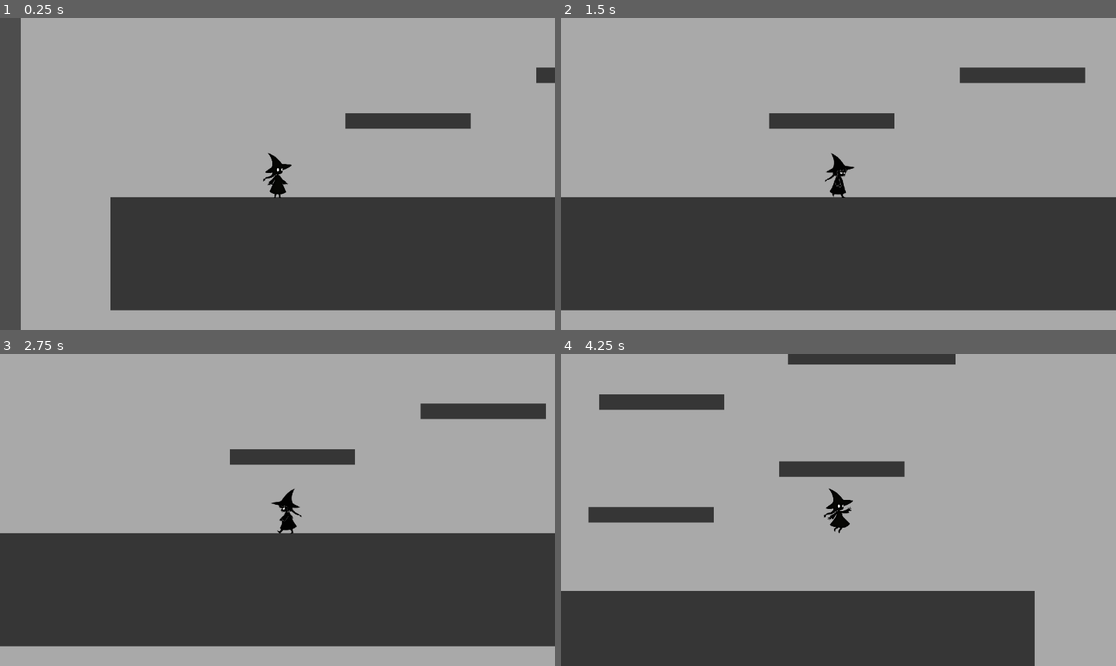
Above: before the commit, frames 1-4 (two rows, left to right).
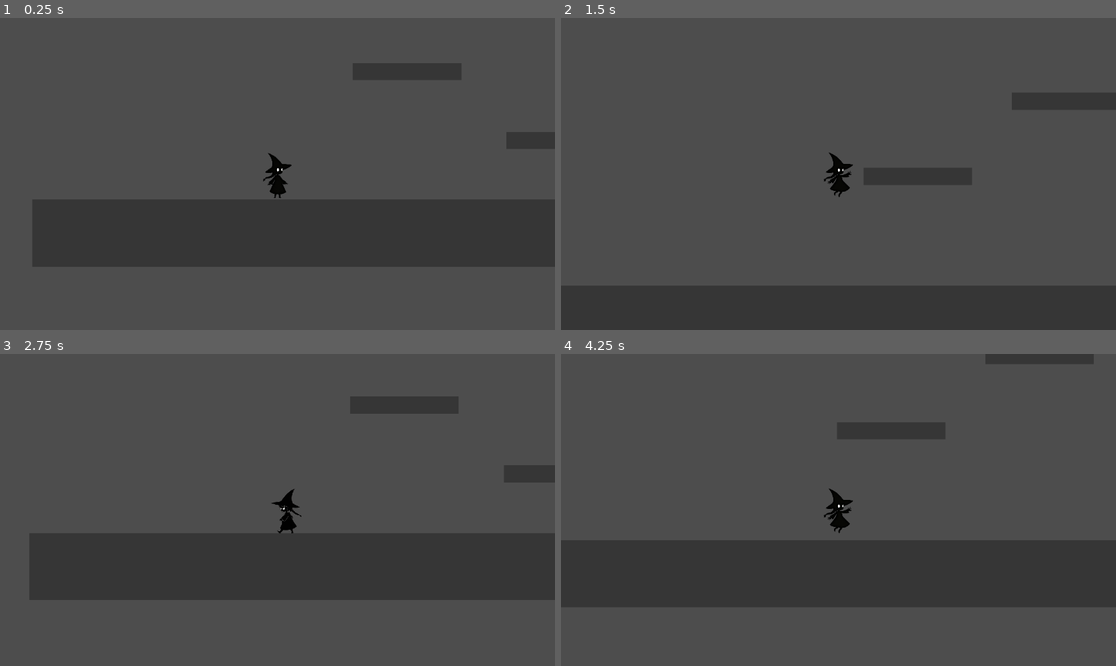
Above: after the commit, the same moments.

Repository: Changgeer123/gotoup
Game: Godot game, scene res://场景/主场景.tscn
Two runs of this game, one before a commit and one after it. Both use one fixed random seed, a clock stepped at 60 frames per second and the inputs below.
Inputs:
- Up to frame 1 (0.25 s): no input
- Up to frame 2 (1.5 s): hold Right (ui_right) from 0.53 s (still down); tap Up (ui_up) at 0.77 s
- Up to frame 3 (2.75 s): tap Up (ui_up) at 1.52 s; release Right (ui_right) at 2.03 s; hold Left (ui_left) from 2.03 s (still down)
- Up to frame 4 (4.25 s): release Left (ui_left) at 2.78 s; hold Right (ui_right) from 2.78 s (still down); tap Up (ui_up) at 3.02, 3.77 s

The runs differ from the first frame. In frame 1, 66% of the frame differs, in the area x 3-100%, y 0-100%; in frame 2, 62%; in frame 3, 61%; in frame 4, 75%, in the area x 0-100%, y 0-100%.

Commit message:
最新关卡左右为难

Diff:
--- a/场景/主场景.tscn
+++ b/场景/主场景.tscn
@@ -8,6 +8,7 @@
 [ext_resource type="PackedScene" uid="uid://c8cimsedmqb78" path="res://场景/小世界合集/地狱一号/地狱一号.tscn" id="6_3fatf"]
 [ext_resource type="PackedScene" uid="uid://ckstghge2ilj8" path="res://场景/小世界合集/双重幻影/双重幻影.tscn" id="7_t7rjn"]
 [ext_resource type="PackedScene" uid="uid://bnpaqxigch5wv" path="res://场景/小世界合集/幸福小区/幸福小气.tscn" id="8_0faug"]
+[ext_resource type="PackedScene" uid="uid://cxh1k7ilkvuaw" path="res://场景/小世界合集/左右为难/左右为难.tscn" id="9_lvo07"]
 
 [sub_resource type="RectangleShape2D" id="RectangleShape2D_3fatf"]
 size = Vector2(261.75, 85)
@@ -57,7 +58,7 @@
 position = Vector2(8590, 520)
 
 [node name="角色" parent="." instance=ExtResource("2_r1b65")]
-position = Vector2(189, 636)
+position = Vector2(4963, 1665)
 
 [node name="地狱一号" parent="." instance=ExtResource("6_3fatf")]
 position = Vector2(1259, 3046)
@@ -66,4 +67,7 @@
 [node name="双重幻影" parent="." instance=ExtResource("7_t7rjn")]
 position = Vector2(4013, 7123)
 
+[node name="左右为难" parent="." instance=ExtResource("9_lvo07")]
+position = Vector2(5088, 1245)
+
 [connection signal="body_entered" from="初始土块四兄弟/Area2D" to="初始土块四兄弟" method="_on_area_2d_body_entered"]
--- /dev/null
+++ b/场景/小世界合集/左右为难/左右为难.gd
@@ -0,0 +1,50 @@
+extends Node2D
+
+# 假设你有左右两个节点
+@onready var left_node = $"左镜"  # 替换为你的左节点路径
+@onready var right_node = $"右境"  # 替换为你的右节点路径
+
+func _ready() -> void:
+	# 初始化状态，比如默认显示左节点
+	set_direction("left")
+
+func _process(delta: float) -> void:
+	# 检测输入
+	if Input.is_action_pressed("ui_left"):
+		set_direction("left")
+	elif Input.is_action_pressed("ui_right"):
+		set_direction("right")
+
+# 设置方向函数
+func set_direction(direction: String) -> void:
+	match direction:
+		"left":
+			# 显示左节点，隐藏右节点
+			left_node.visible = true
+			right_node.visible = false
+
+			for i in right_node.get_children():
+				if i is StaticBody2D:
+					i.pz_disable()
+
+			for i in left_node.get_children():
+				if i is StaticBody2D:
+					i.pz_able()
+
+		"right":
+			# 显示右节点，隐藏左节点
+			left_node.visible = false
+			right_node.visible = true
+
+			for i in left_node.get_children():
+				if i is StaticBody2D:
+					i.pz_disable()
+
+			for i in right_node.get_children():
+				if i is StaticBody2D:
+					i.pz_able()
+
+func pengzhuang_disable():
+	for i in get_children():
+		if i is StaticBody2D:
+			i.pz_disable()
--- /dev/null
+++ b/场景/小世界合集/左右为难/左右为难.tscn
@@ -0,0 +1,31 @@
+[gd_scene load_steps=3 format=3 uid="uid://cxh1k7ilkvuaw"]
+
+[ext_resource type="PackedScene" uid="uid://b10xlkcxltfxl" path="res://场景/道具/土块.tscn" id="1_fn10i"]
+[ext_resource type="Script" uid="uid://deual6lw3h1ka" path="res://场景/小世界合集/左右为难/左右为难.gd" id="1_vohll"]
+
+[node name="左右为难" type="Node2D"]
+script = ExtResource("1_vohll")
+
+[node name="土块4" parent="." instance=ExtResource("1_fn10i")]
+position = Vector2(262.00003, 576)
+scale = Vector2(2.0190988, -0.5336941)
+
+[node name="左镜" type="Node2D" parent="."]
+
+[node name="土块" parent="左镜" instance=ExtResource("1_fn10i")]
+position = Vector2(144.00002, 240)
+scale = Vector2(0.25376981, -0.13602728)
+
+[node name="土块2" parent="左镜" instance=ExtResource("1_fn10i")]
+position = Vector2(463.00003, 383)
+scale = Vector2(0.25376981, -0.13602728)
+
+[node name="右境" type="Node2D" parent="."]
+
+[node name="土块3" parent="右境" instance=ExtResource("1_fn10i")]
+position = Vector2(185, 279.00003)
+scale = Vector2(0.25376981, -0.13602728)
+
+[node name="土块5" parent="右境" instance=ExtResource("1_fn10i")]
+position = Vector2(493.00003, 123.000015)
+scale = Vector2(0.25376981, -0.13602728)
--- a/脚本/土块.gd
+++ b/脚本/土块.gd
@@ -13,3 +13,7 @@
 func pz_disable():
 	self.collision_layer = 0
 	self.collision_mask = 0
+
+func pz_able():
+	self.collision_layer = 1
+	self.collision_mask = 1
Not shown: 1 places in 场景/主场景.tscn that only renumber resources
Not shown, added: 场景/小世界合集/左右为难/左右为难.gd.uid
